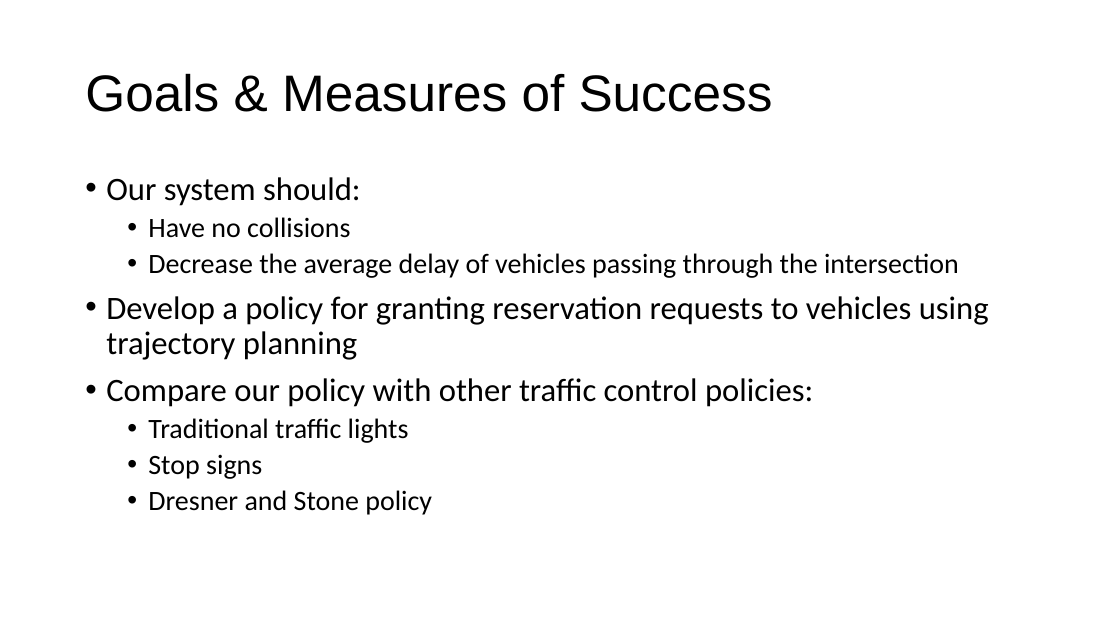
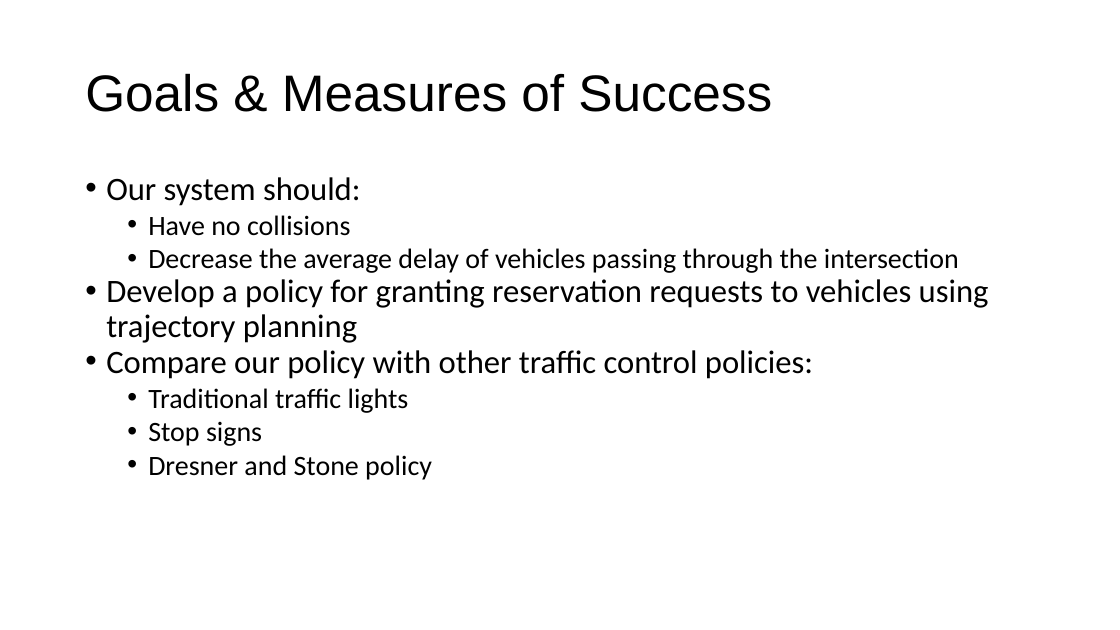
Before and after one commit to adfayed/aim_ros, a slide deck: slide 6 of Project Proposal.pptx. Drawn at 1120x630 pixels with LibreOffice and Linux fonts; fonts in the diff are those of the drawing. Boxes give left, top, right and bottom in pixels: in the first picture for what was removed or moved away, otherwise in the second. Text is boxed around its words. In the diff, an @@ line names an element or a change of style, - is before the commit and + after.

```diff
--- a/Project Proposal.pptx
+++ b/Project Proposal.pptx
@@ text "Our system should:" at <box>106,177,989,480</box>: less space between paragraphs; line spacing 0.9 to 1 @@
```
Also in this commit, not shown: 5 other slides changed.
